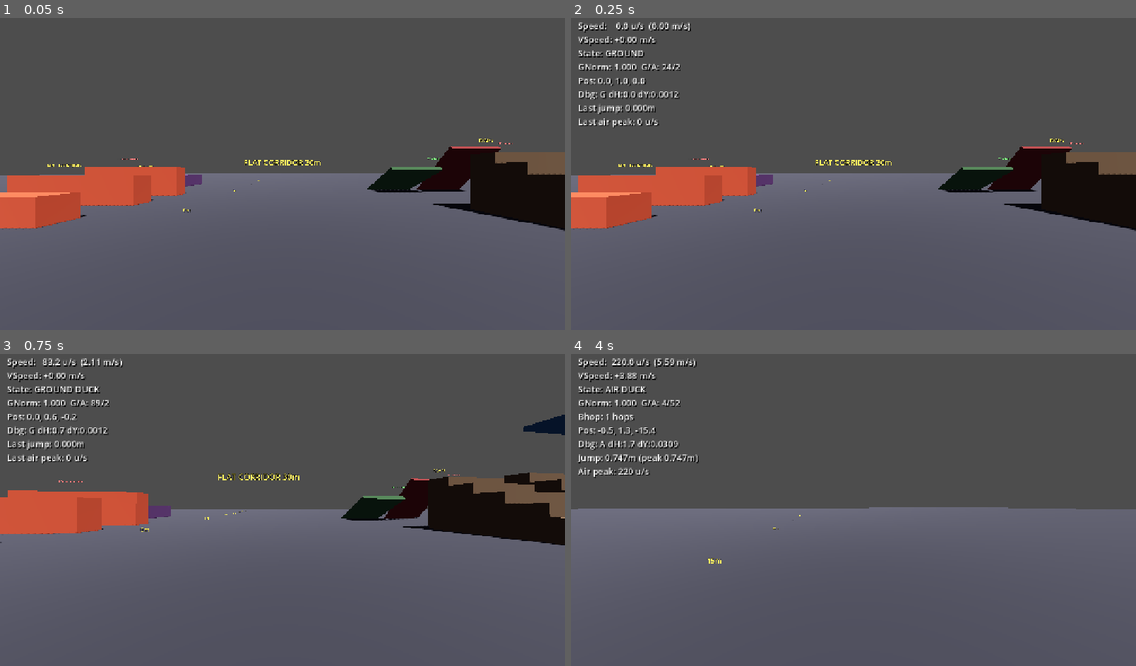
Above: before the commit, frames 1-4 (two rows, left to right).
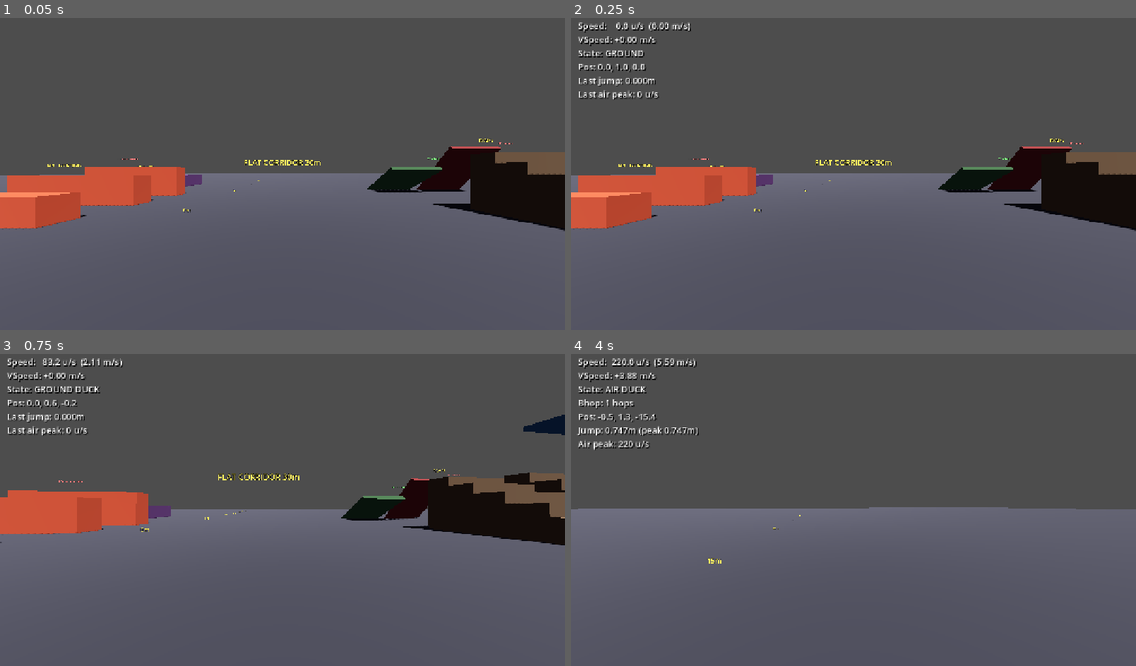
Above: after the commit, the same moments.

Repository: gotospaceplace/angels_and_demons
Game: Godot game, scene res://client/scenes/main.tscn
The game is run twice, just before and just after one commit, with the same random seed, the same clock (stepped at 60 frames per second) and the same inputs. This scene is started directly instead of the project's main scene.
Inputs (mouse positions are in pixels of both pictures, inside the frame that each line leads up to):
- Up to frame 1 (0.05 s): no input
- Up to frame 2 (0.25 s): no input
- Up to frame 3 (0.75 s): move the mouse to (310, 506) at 0.52 s; hold W (move_forward) from 0.53 s (still down); hold Ctrl (duck) from 0.53 s (still down)
- Up to frame 4 (4 s): keep holding W (move_forward); tap Space (jump) at 0.77, 1.52, 3.02, 3.77 s; move the mouse to (825, 510) at 1.27 s; release Ctrl (duck) at 1.28 s; tap F7 (toggle_hud) at 1.35, 2.85 s; move the mouse to (864, 500) at 2.02 s; hold Ctrl (duck) 2.03-2.78 s; move the mouse to (847, 513) at 2.77 s; move the mouse to (893, 510) at 3.52 s; hold Ctrl (duck) from 3.53 s (still down)

Frame 1 is identical in both runs. In frame 2, 1.2% of the frame differs, in the area x 1-20%, y 14-36%; in frame 3, 1.2%; in frame 4, 1.6%, in the area x 1-23%, y 14-40%.

Commit message:
Remove ramp debug instrumentation from HUD and movement
Ramp testing is complete — strip the temporary diagnostic lines
(GNorm, G/A frame ratio, Dbg, WCol) from the telemetry HUD and
the backing debug variables from player_movement.gd.

Co-Authored-By: Claude Opus 4.6 <noreply@anthropic.com>

Diff:
--- a/client/scripts/telemetry_hud.gd
+++ b/client/scripts/telemetry_hud.gd
@@ -19,11 +19,6 @@
 var landing_display_timer := 0.0
 var last_jump_height := 0.0
 var last_air_speed_peak := 0.0
-
-# Ground/air frame tracking (last 128 ticks = 1 second)
-var ground_frames := 0
-var air_frames := 0
-var frame_timer := 0.0
 
 # Cached display values
 var display_text := ""
@@ -56,17 +51,6 @@
 	var h_speed := hvel.length()
 	var full_speed := player.velocity.length()
 	var pos := player.global_position
-
-	# Track ground/air frame ratio
-	if player.on_ground:
-		ground_frames += 1
-	else:
-		air_frames += 1
-	frame_timer += delta
-	if frame_timer >= 1.0:
-		frame_timer = 0.0
-		ground_frames = 0
-		air_frames = 0
 
 	# Track jump peaks
 	if not player.on_ground:
@@ -114,13 +98,9 @@
 		text += "Speed: %6.1f u/s  (%4.2f m/s)\n" % [h_speed_gsrc, h_speed]
 	text += "VSpeed: %+.2f m/s\n" % player.velocity.y
 	text += "State: %s\n" % ground_str
-	text += "GNorm: %.3f  G/A: %d/%d\n" % [player.ground_normal.y, ground_frames, air_frames]
 	if player.hop_count > 0:
 		text += "Bhop: %d hops\n" % player.hop_count
 	text += "Pos: %.1f, %.1f, %.1f\n" % [pos.x, pos.y, pos.z]
-	text += "Dbg: %s\n" % player.debug_move_info
-	if player.debug_walk_col != "":
-		text += "WCol: %s\n" % player.debug_walk_col
 
 	if tracking_jump:
 		var cur_height := pos.y - jump_start_y
--- a/project.godot
+++ b/project.godot
@@ -54,7 +54,7 @@
 jump={
 "deadzone": 0.5,
 "events": [Object(InputEventKey,"resource_local_to_scene":false,"resource_name":"","device":-1,"window_id":0,"alt_press …(191 unchanged characters)…
-, Object(InputEventMouseButton,"resource_local_to_scene":fal …(129 unchanged characters)… se,"button_mask":0,"position":Vector2(0,0),"global_position":Vector2(0,0),"factor":1.0,"button_index":5,"cancel …(61 unchanged characters)…
+, Object(InputEventMouseButton,"resource_local_to_scene":fal …(129 unchanged characters)… se,"button_mask":0,"position":Vector2(0, 0),"global_position":Vector2(0, 0),"factor":1.0,"button_index":5,"cancel …(61 unchanged characters)…
 ]
 }
 toggle_hud={
--- a/shared/scripts/player_movement.gd
+++ b/shared/scripts/player_movement.gd
@@ -28,11 +28,6 @@
 
 # Ground surface
 var ground_normal := Vector3.UP
-
-# Debug
-var debug_walk_col := ""
-var debug_move_info := ""
-var _debug_last_pos := Vector3.ZERO
 
 # Ladder
 var on_ladder := false
@@ -72,7 +67,6 @@
 		scroll_jump_queued = true
 
 func _physics_process(delta: float) -> void:
-	var frame_start := global_position
 	_read_input()
 	_handle_ducking(delta)
 
@@ -91,7 +85,6 @@
 	else:
 		ground_time = 0.0
 
-	var mode := "G" if on_ground else "A"
 	if on_ground:
 		_ground_move(delta)
 	else:
@@ -104,10 +97,6 @@
 		velocity.y -= MC.GRAVITY * delta * 0.5
 	else:
 		velocity.y = 0.0
-
-	var dx := global_position - frame_start
-	var hdist := Vector3(dx.x, 0, dx.z).length() * MC.UNITS_PER_METER
-	debug_move_info = "%s dH:%.1f dY:%.4f" % [mode, hdist, dx.y]
 
 	scroll_jump_queued = false
 
@@ -348,12 +337,9 @@
 	var did_step := false
 	var pre_move := global_position
 	var flat_collision := move_and_collide(move)
-	if not flat_collision:
-		debug_walk_col = ""
-	else:
+	if flat_collision:
 		var remainder := flat_collision.get_remainder()
 		var normal := flat_collision.get_normal()
-		debug_walk_col = "N:(%.2f,%.2f,%.2f) T:%.4f R:%.4f" % [normal.x, normal.y, normal.z, flat_collision.get_travel().length(), remainder.length()]
 
 		# Step-up only for near-vertical walls (|normal.y| < 0.3).
 		if not on_slope and absf(normal.y) < 0.3:
@@ -411,7 +397,6 @@
 		if not snapped:
 			# No walkable ground below — undo the lift
 			global_position.y -= 0.1
-			debug_walk_col += " SNAP_FAIL"
 
 func _fly_move(delta: float) -> void:
 	var start_y := global_position.y
